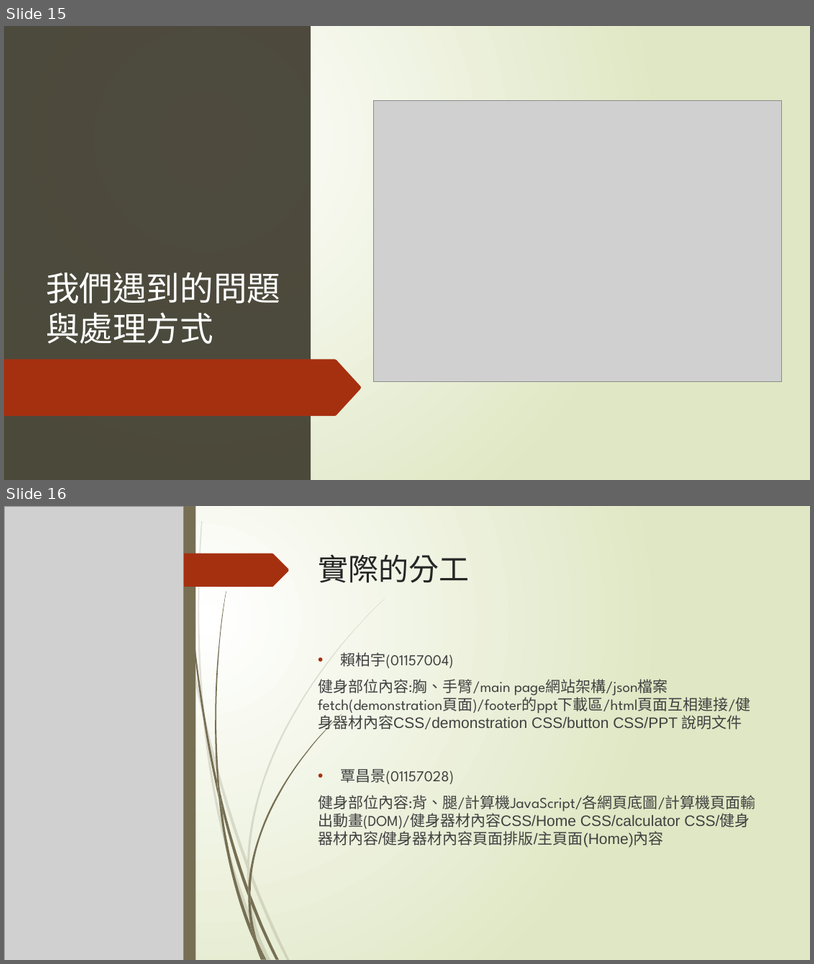
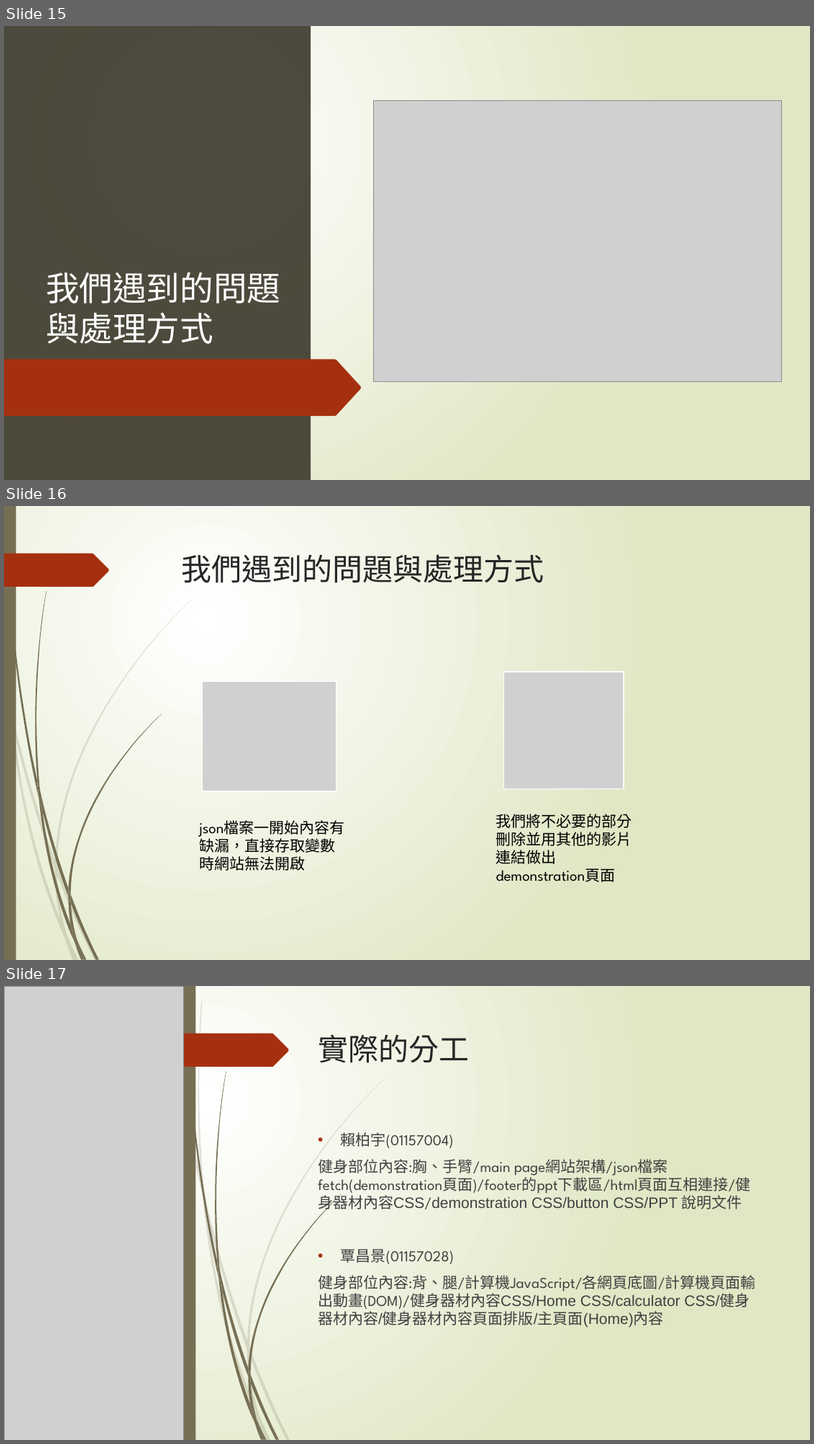
Before and after one commit to james-92/Web_FinalProject, a slide deck: 01157004+01157028.pptx. Shown one above the other, each under a label of ours: slides 15 and 16 before the commit, slides 15, 16 and 17 after it. The pictures are 814x964 and 814x1444 pixels, drawn with LibreOffice and Linux fonts; fonts in the diff are those of the drawing; grey boxes stand for pictures. Boxes give left, top, right and bottom in pixels: in the first picture for what was removed or moved away, otherwise in the second. Text is boxed around its words. In the diff, an @@ line names an element or a change of style, - is before the commit and + after.

```diff
--- a/01157004+01157028.pptx
+++ b/01157004+01157028.pptx
@@ slide 16 added at box(4, 506, 810, 960), background gradient #FFFFFF to #DFE8C4; not listed: 17 template elements that a slide beside it also shows @@
@@ title added at box(182, 554, 545, 583), 36 pt, text #262626 @@
+我們遇到的問題與處理方式
@@ picture added at box(504, 672, 624, 788) @@
@@ picture added at box(203, 682, 336, 792) @@
@@ text added at box(496, 813, 633, 882), 18 pt, text #000000 @@
+我們將不必要的部分刪除並用其他的影片連結做出demonstration頁面
@@ text added at box(199, 836, 335, 870), 18 pt, text #000000 @@
+json檔案一開始內容有缺漏，直接存取變數時網站無法開啟
@@ group added at box(35, 591, 161, 943): 7 freeform shapes @@
@@ what was slide 16 is now slide 17 @@
```
Also in this commit, not shown: 2 slides changed.
